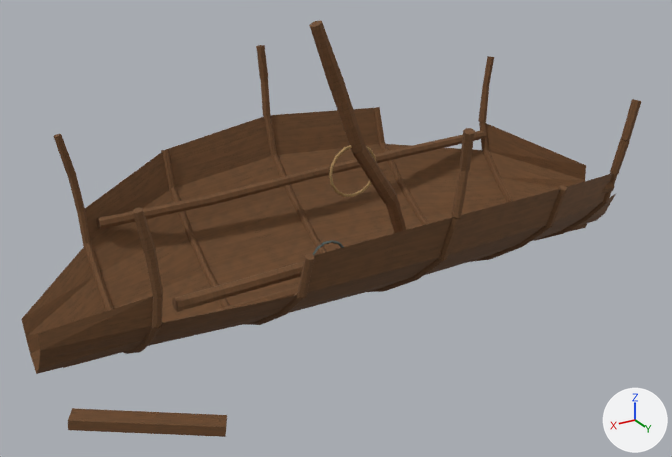
An edit to the OBJ model Assets/ProjectOEN/ProductionArt/Meshes/environment_set_dressing/en-001_shipwreck_hull_chunk__medium.obj, drawn before and after from the same camera.
Rendered twice from a 50 mm lens placed at (2.24, 3.63, 2.23), pointed at (0.09, 0.04, 0.43). The axes (+X, +Y, +Z) are drawn at lower right. The lights are the same throughout. The first picture is the older version. Where no turn or scale is listed for an object, it has been applied to the vertices. Vertices at exactly the same position are counted once.

The first picture shows 'en-001_shipwreck_hull_chunk__medium'.
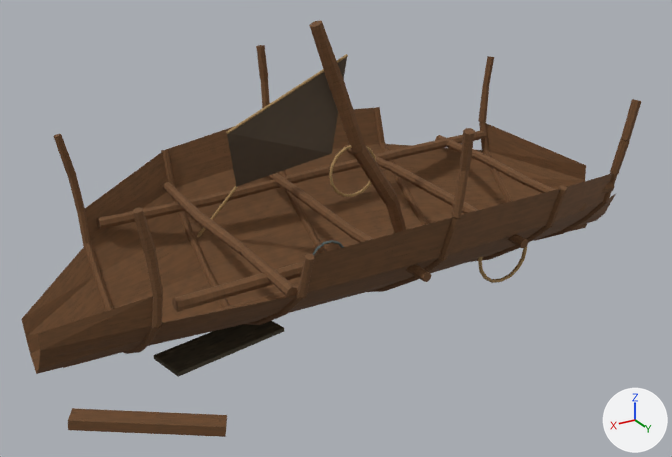
Pixel boxes [x1, y1, x2, y2] of what changed, in the pictures (672 x 457 px):
part 1 of me_en_001_shipwreck_hull_chunk__medium, added
    after: [478, 247, 527, 283]
part 2 of me_en_001_shipwreck_hull_chunk__medium, added
    after: [435, 135, 586, 212]
part 3 of me_en_001_shipwreck_hull_chunk__medium, added
    after: [345, 144, 528, 248]
part 4 of me_en_001_shipwreck_hull_chunk__medium, added
    after: [267, 173, 431, 282]
part 5 of me_en_001_shipwreck_hull_chunk__medium, added
    after: [163, 182, 298, 299]
part 6 of me_en_001_shipwreck_hull_chunk__medium, added (brown)
    after: [197, 54, 348, 237]
part 7 of me_en_001_shipwreck_hull_chunk__medium, added
    after: [154, 321, 284, 377]

What the commit changed:
Picture 'cloth_albedo.png' (img_cloth_albedo_png) is new.
Picture 'mud_albedo.png' (img_mud_albedo_png) is new.
Material 'Cloth' (mat_cloth) is new.
Its texture is img_cloth_albedo_png.
Its roughness is 0.89.
Material 'Mud' (mat_mud) is new.
Its texture is img_mud_albedo_png.
Its roughness is 0.89.
me_en_001_shipwreck_hull_chunk__medium is used by ob_en_001_shipwreck_hull_chunk__medium; location (0.0, 0.0, 0.0).
me_en_001_shipwreck_hull_chunk__medium had 1236 vertices, 2492 faces and spanned x -1.76..1.58, y -0.93..0.92, z 0.01..1.42.
me_en_001_shipwreck_hull_chunk__medium now has 1559 vertices, 3096 faces and spans x -1.76..1.58, y -0.93..0.92, z 0.01..1.42.
me_en_001_shipwreck_hull_chunk__medium part 1: the loose piece of 80 vertices spanning x -0.2..0.07, y -0.06..-0.04, z 0.53..0.81 is copied, and the copy is scaled about its middle by (1.13, 1.22, 1.13), then moved by (-0.57, 0.49, -0.39); it spans x -0.8..-0.48, y 0.43..0.45, z 0.12..0.44.
me_en_001_shipwreck_hull_chunk__medium part 2: a new loose piece of 52 vertices spanning x -1.03..-0.95, y -0.59..0.59, z 0.48..0.56, in mat_wood (picture img_wood_albedo_png).
me_en_001_shipwreck_hull_chunk__medium part 3: a new loose piece of 52 vertices spanning x -0.49..-0.43, y -0.79..0.79, z 0.49..0.57, in mat_wood (picture img_wood_albedo_png).
me_en_001_shipwreck_hull_chunk__medium part 4: a new loose piece of 52 vertices spanning x 0.1..0.17, y -0.84..0.84, z 0.48..0.56, in mat_wood (picture img_wood_albedo_png).
me_en_001_shipwreck_hull_chunk__medium part 5: a new loose piece of 52 vertices spanning x 0.64..0.72, y -0.67..0.67, z 0.48..0.56, in mat_wood (picture img_wood_albedo_png).
me_en_001_shipwreck_hull_chunk__medium part 6: a new loose piece of 27 vertices spanning x -0.04..0.73, y -0.56..-0.06, z 0.12..1.25.
Part 7, on me_en_001_shipwreck_hull_chunk__medium:
8 vertices are added at x 0.47..1.09, y 0.01..0.32, z 0.04..0.06.
12 new faces join them, mat_mud (picture img_mud_albedo_png).
me_en_001_shipwreck_hull_chunk__medium gains material mat_cloth (picture img_cloth_albedo_png).
me_en_001_shipwreck_hull_chunk__medium gains material mat_mud (picture img_mud_albedo_png).
